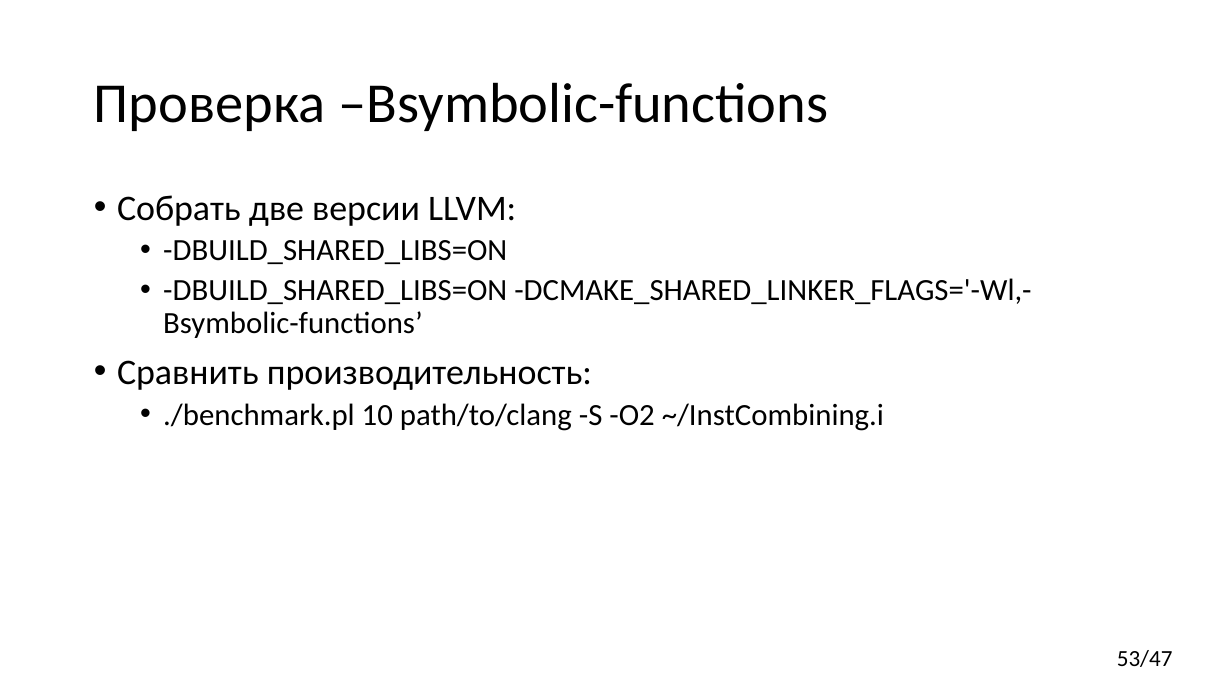
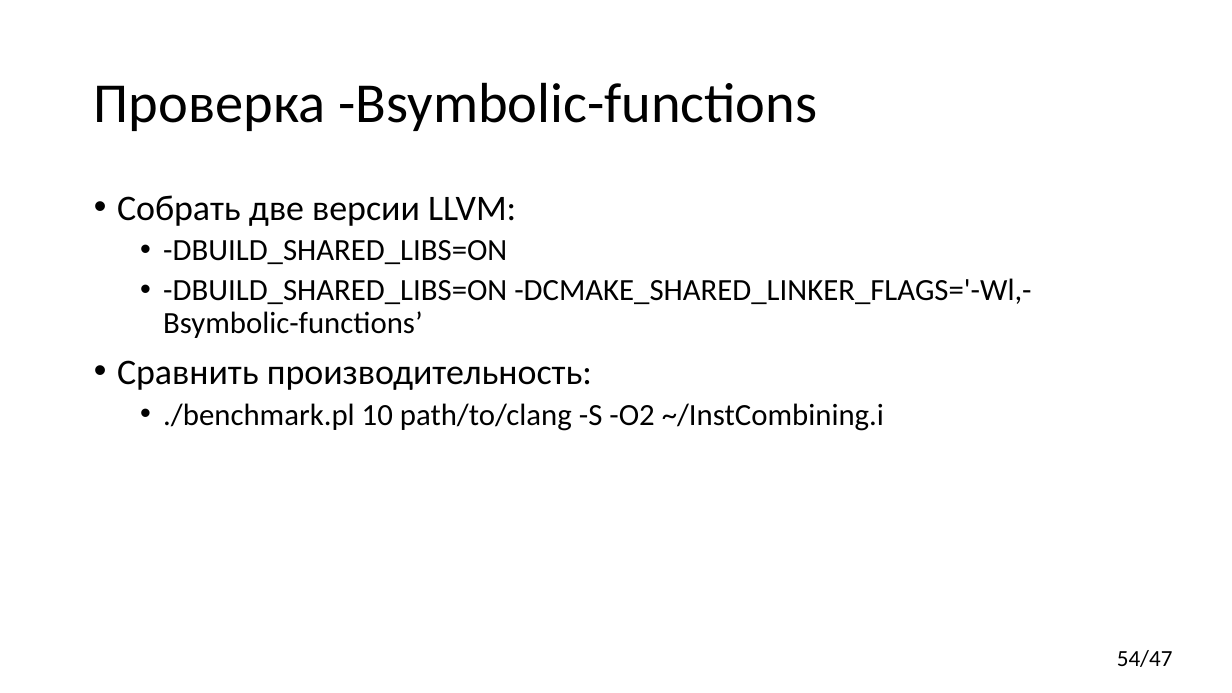
Before and after one commit to yugr/CppRussia, a slide deck: slide 54 of 2024/RU.pptx (slide 53 before the commit). Drawn at 1232x693 pixels with LibreOffice and Linux fonts; fonts in the diff are those of the drawing. Boxes give left, top, right and bottom in pixels: in the first picture for what was removed or moved away, otherwise in the second. Text is boxed around its words. In the diff, an @@ line names an element or a change of style, - is before the commit and + after.

```diff
--- a/2024/RU.pptx
+++ b/2024/RU.pptx
@@ title at box(94, 82, 818, 131): text changed @@
-Проверка –Bsymbolic-functions
+Проверка -Bsymbolic-functions
@@ page number at box(1117, 650, 1173, 667): text changed @@
-53/47
+54/47
```
Also in this commit, not shown: 9 other slides changed, 1 slide added.
